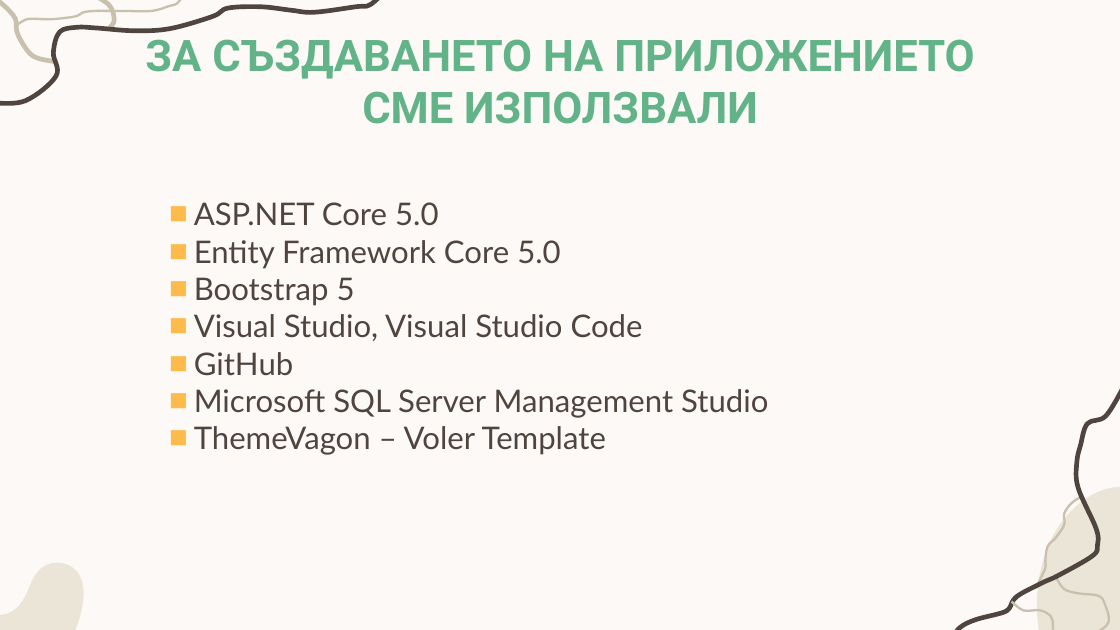
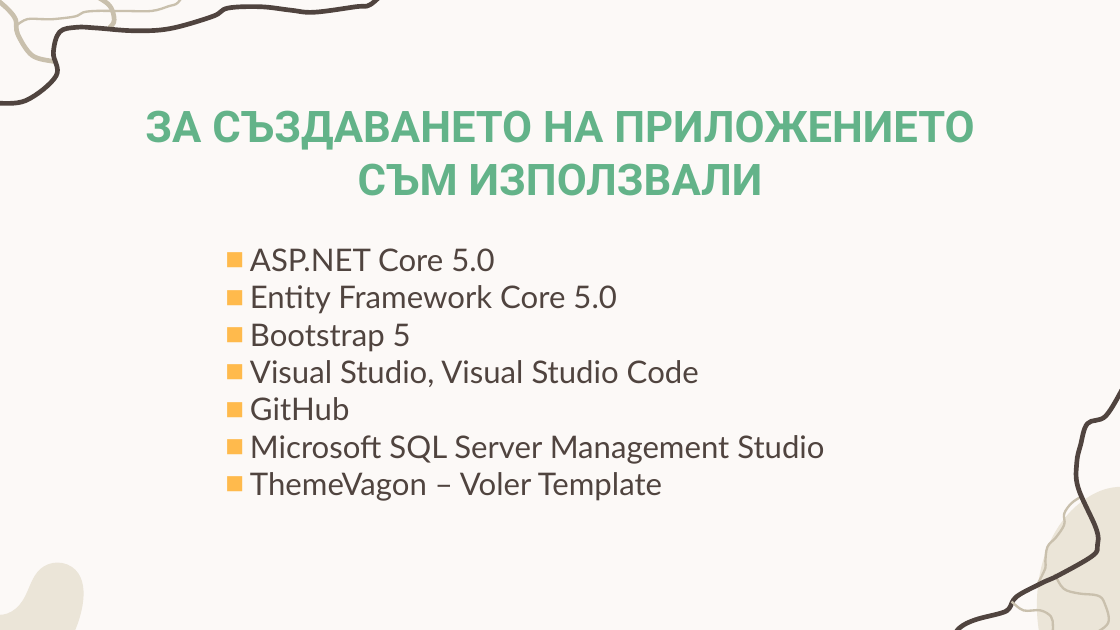
Before and after one commit to StefiKocheva/TaxiBook, a slide deck: slide 6 of Documents/TaxiBook.pptx. Drawn at 1120x630 pixels with LibreOffice and Linux fonts; fonts in the diff are those of the drawing. Boxes give left, top, right and bottom in pixels: in the first picture for what was removed or moved away, otherwise in the second. Text is boxed around its words. In the diff, an @@ line names an element or a change of style, - is before the commit and + after.

Commit message:
Manage services, controllers, vallidation in view models. Work on the documentation and presentation.

```diff
--- a/Documents/TaxiBook.pptx
+++ b/Documents/TaxiBook.pptx
@@ title at <box>145,110,974,196</box>: text changed @@
-ЗА СЪЗДАВАНЕТО НА ПРИЛОЖЕНИЕТО СМЕ ИЗПОЛЗВАЛИ
+ЗА СЪЗДАВАНЕТО НА ПРИЛОЖЕНИЕТО СЪМ ИЗПОЛЗВАЛИ
@@ subtitle "ASP.NET Core 5.0": place and size @@
-subtitle "ASP.NET Core 5.0" at <box>194,202,768,455</box>
+subtitle "ASP.NET Core 5.0" at <box>250,248,824,501</box>
```
Also in this commit, not shown: 6 other slides changed, 3 slides added, 1 slide removed, 52 other files.
